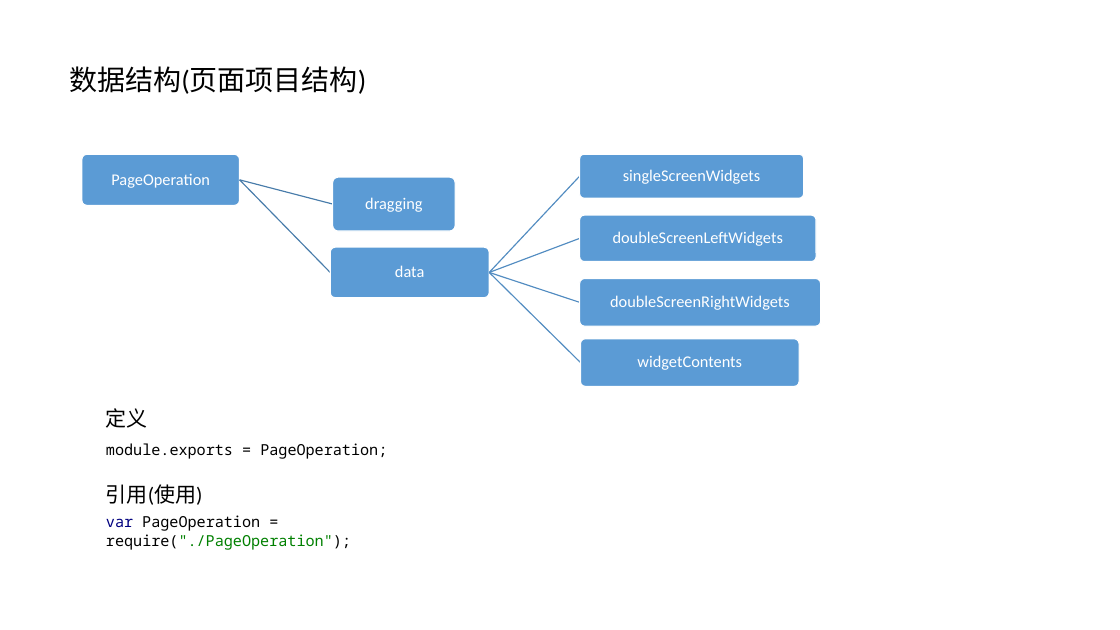
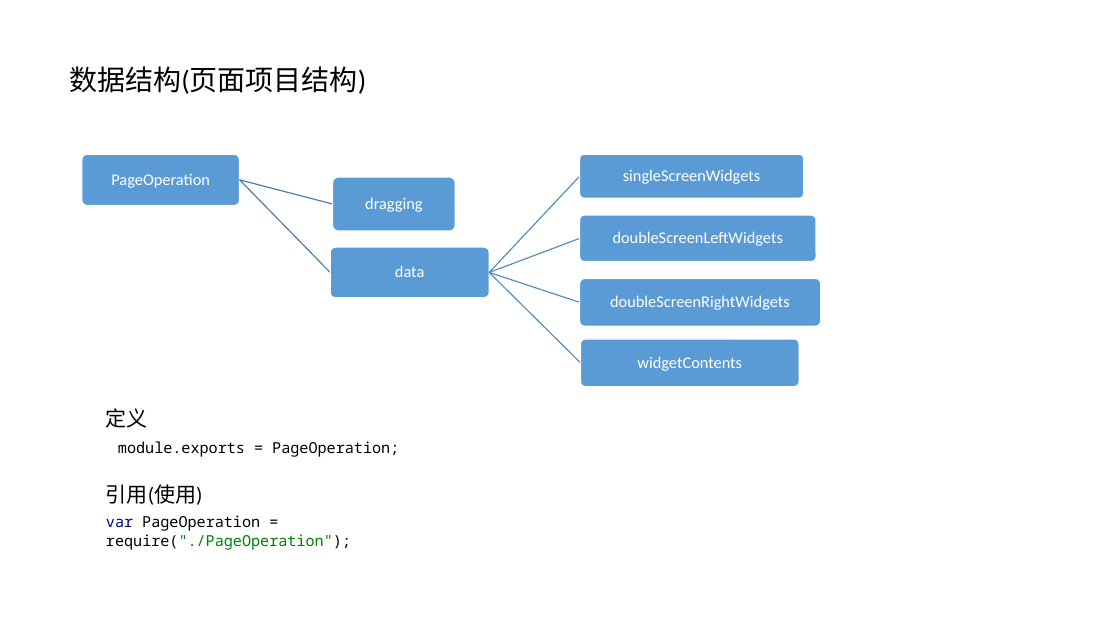
Before and after one commit to qcgm1978/AuthoringTool, a slide deck: slide 5 of doc/AuthoringTool Design.pptx. Drawn at 1120x630 pixels with LibreOffice and Linux fonts; fonts in the diff are those of the drawing. Boxes give left, top, right and bottom in pixels: in the first picture for what was removed or moved away, otherwise in the second. Text is boxed around its words. In the diff, an @@ line names an element or a change of style, - is before the commit and + after.

```diff
--- a/doc/AuthoringTool Design.pptx
+++ b/doc/AuthoringTool Design.pptx
@@ text "module.exports = PageOperation;" moved from (x1=106, y1=443, x2=387, y2=459) to (x1=118, y1=441, x2=399, y2=457) @@
```
Also in this commit, not shown: 10 other files.
